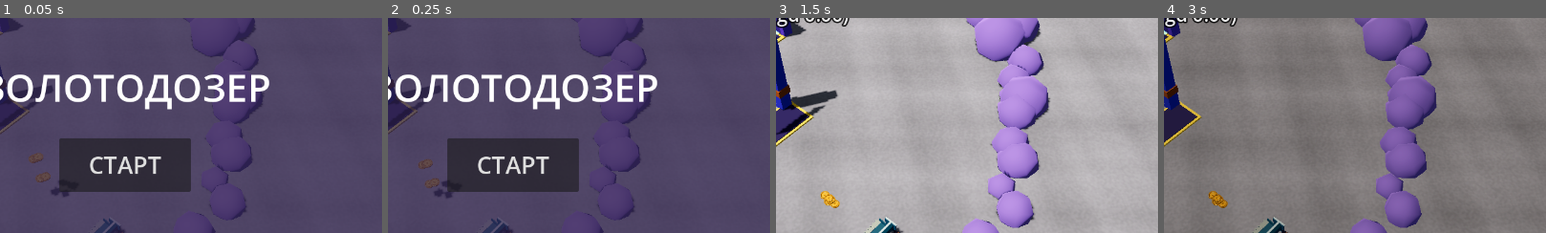
Above: before the commit, frames 1-4 (left to right).
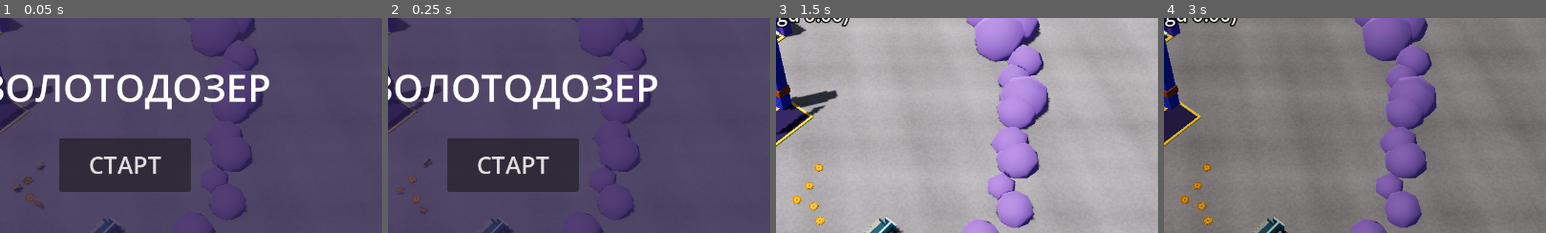
Above: after the commit, the same moments.

Repository: ui99ru/gold-harvester
Game: Godot game, scene res://scenes/game.tscn
Same seed, same stepped clock (60 frames per second), same inputs: the game is played once before the commit and once after it.
Inputs:
- Up to frame 1 (0.05 s): no input
- Up to frame 2 (0.25 s): no input
- Up to frame 3 (1.5 s): click "СТАРТ" at 0.5 s; click "🔊" at 1.25 s
- Up to frame 4 (3 s): click "🔇" at 2 s; click "Тени" at 2.75 s
The pictures show only the part of the screen within x 34-84%, y 21-71%; the shares and areas given below are measured in that part.

The runs differ from the first frame. In frame 1, 0.6% of the frame differs, in the area x 3-18%, y 62-88%; in frame 2, 0.6%; in frame 3, 0.7%, in the area x 4-17%, y 67-97%; in frame 4, 0.7%.

Commit message:
perf(godot): O3c — спавн монет «волной» вместо плотной башни
Диагноз лага в ковше: не физика, а спавн. source_radius=0.8 м при монете
0.4 м = ~4 шт/слой → башня в ~250 слоёв; плюс падение с 6 м → глубокое
взаимопроникновение → взрыв контактных ограничений (jolt 500+ при переносе
кома). Web-реф: scatterR 4.6, без падения.

Фикс place_at_source: у земли (rnd*0.5 вместо *6.0) + радиальный разлёт
«волной» (SOURCE_SPREAD_V=3.5, трение/демпф тормозят) + некомпланарный
наклон. source_radius 0.8→2.5. Монеты расплываются тонким слоем — дозер
сгребает тонкий фронт, а не спрессованный ком.

https://claude.ai/code/session_01UZ8WSJhHHqHgisrGLfaC5C

Diff:
--- a/godot/levels/level_01.tres
+++ b/godot/levels/level_01.tres
@@ -141,7 +141,7 @@
 [resource]
 script = ExtResource("1")
 source_pos = Vector3(0, 0, 9)
-source_radius = 0.8
+source_radius = 2.5
 start_coins = 5
 dozer_start = Vector3(0, 0, 0)
 ring_center = Vector3(0, 0, 31)
--- a/godot/scripts/game.gd
+++ b/godot/scripts/game.gd
@@ -124,22 +124,27 @@
 	_update_camera(0.0)
 
 
-## Респаун монеты в источнике (web main.js:151): seeded-разброс + падение
-## с высоты — оседают в кучу некопланарно, солвер стабилен.
+## Респаун монеты в источнике: у земли + радиальный разлёт «волной». Монеты
+## расплываются тонким слоем, НЕ складываются в плотную башню. Прежний вариант
+## (узкий радиус 0.8 + падение с 6 м) давал колонну в ~250 слоёв с глубоким
+## взаимопроникновением → взрыв контактов в ковше (jolt 500+ мс). Трение/демпф
+## быстро тормозят разлёт; некомпланарный наклон держит солвер стабильным.
 func place_at_source(coin: RigidBody3D) -> void:
 	if coin == null:
 		return
 	coin.make_active()  # O3: ссыпанная/респавненная монета снова dynamic (если была dormant)
-	var a := rnd() * 6.28
+	var a := rnd() * TAU
 	var r := sqrt(rnd()) * level.source_radius
-	var y := CFG.COIN_THK * 0.5 + rnd() * 6.0
+	var y := CFG.COIN_THK * 0.5 + rnd() * 0.5   # у земли (было *6.0 — башня/проникновение)
+	var dir := Vector3(cos(a), 0.0, sin(a))
 	coin.worth = 1
 	for cb in side_resetters:
 		cb.call(coin.idx)  # телепорт != пересечение ворот
-	coin.transform = Transform3D(Basis(),
-		level.source_pos + Vector3(cos(a) * r, y, sin(a) * r))
-	coin.linear_velocity = Vector3.ZERO
-	coin.angular_velocity = Vector3.ZERO
+	coin.transform = Transform3D(
+		Basis.from_euler(Vector3(rnd() * TAU, rnd() * TAU, rnd() * TAU)),  # некомпланарно
+		level.source_pos + dir * r + Vector3(0, y, 0))
+	coin.linear_velocity = dir * (CFG.SOURCE_SPREAD_V * (0.6 + rnd() * 0.8))  # «волна» наружу
+	coin.angular_velocity = Vector3((rnd() - 0.5) * 6.0, (rnd() - 0.5) * 6.0, (rnd() - 0.5) * 6.0)
 
 
 func _on_coin_clink(pos: Vector3, strength: float) -> void:
--- a/godot/scripts/game_config.gd
+++ b/godot/scripts/game_config.gd
@@ -80,6 +80,7 @@
 const COIN_N := 1000          # пул тел (web-замер: 1000 ≈ потолок 60fps)
 const LANE_HALF := 2.8
 const SRC_R := 0.8
+const SOURCE_SPREAD_V := 3.5  # радиальный разлёт монет при респауне («волна», против плотной башни)
 
 # --- UP-апгрейды: стартовые значения (мутабельная копия живёт в game.gd) ---
 const UP_BLADE_HALF := 1.6
--- a/godot/scripts/level_def.gd
+++ b/godot/scripts/level_def.gd
@@ -4,7 +4,7 @@
 ## (src/main.js:251-254, 305-311). Редактор карт v0 = правка .tres руками.
 
 @export var source_pos := Vector3.ZERO    # источник монет (центр respawn)
-@export var source_radius := 0.8
+@export var source_radius := 2.5
 @export var start_coins := 5
 @export var dozer_start := Vector3.ZERO
 # Кольцо скал: граница сцены (0 = нет кольца). Дозер клэмпится, монеты
Not shown, changed: docs/BACKLOG.md
